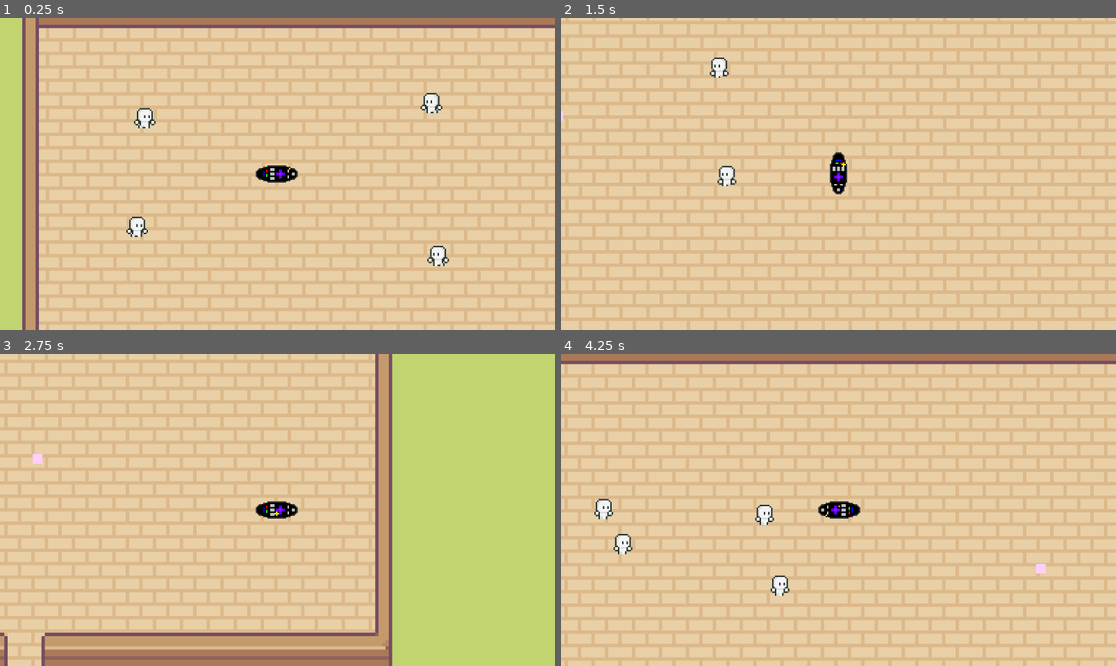
Above: before the commit, frames 1-4 (two rows, left to right).
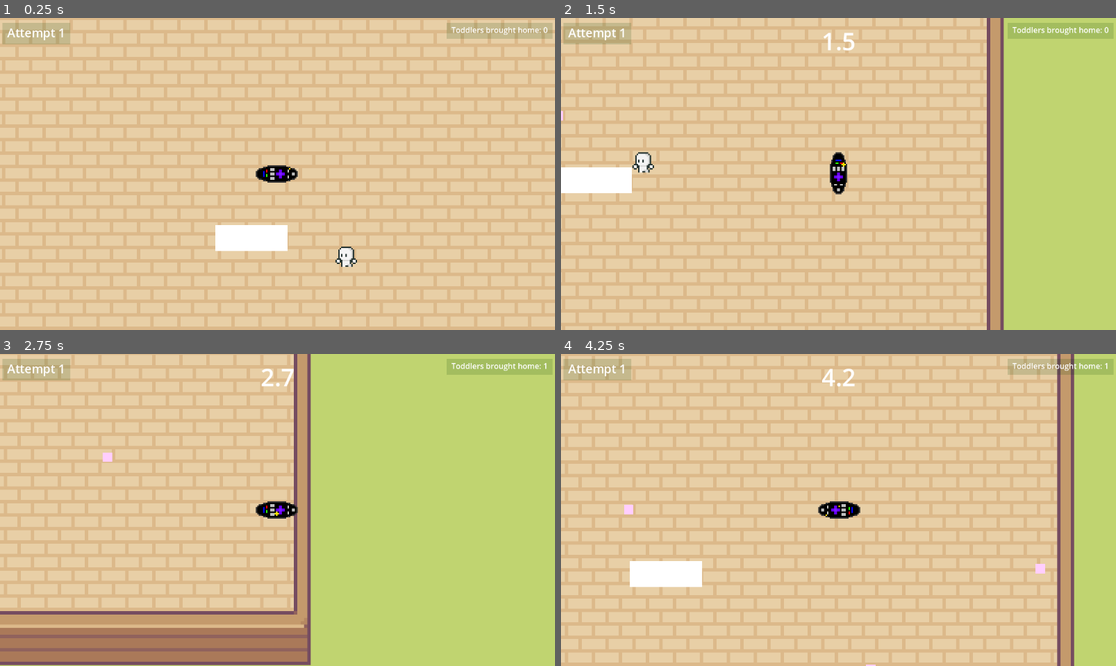
Above: after the commit, the same moments.

Repository: DrDoIt/Toddler-Swarm
Game: Godot game, scene res://main.tscn
Same seed, same stepped clock (60 frames per second), same inputs: the game is played once before the commit and once after it.
Inputs:
- Up to frame 1 (0.25 s): no input
- Up to frame 2 (1.5 s): hold D (move_right) 0.53-1.28 s; hold Space (throw) 0.53-1.28 s; hold S (move_down) from 1.28 s (still down); tap Space (throw) at 1.35 s
- Up to frame 3 (2.75 s): release S (move_down) at 2.03 s; hold D (move_right) from 2.03 s (still down); hold Space (throw) from 2.03 s (still down)
- Up to frame 4 (4.25 s): release D (move_right) at 2.78 s; release Space (throw) at 2.78 s; hold W (move_up) 2.78-3.53 s; tap Space (throw) at 2.85 s; hold A (move_left) from 3.53 s (still down); hold Space (throw) from 3.53 s (still down)

The runs differ from the first frame. In frame 1, 56% of the frame differs, in the area x 0-100%, y 0-100%; in frame 2, 63%; in frame 3, 46%; in frame 4, 56%.

Commit message:
improved chasing, added HUD

Diff:
--- a/enemy.gd
+++ b/enemy.gd
@@ -2,6 +2,7 @@
 
 static var bite
 static var eaten = true
+var chasing = false
 
 # Called when the node enters the scene tree for the first time.
 func _ready() -> void:
@@ -26,8 +27,6 @@
 		#print("I collided with ", collision.get_collider().name)
 
 
-
-
 func _on_aggro_body_entered(body: Node2D) -> void:
 	if body.is_in_group("Yogurt"):
 		if eaten == true:
@@ -39,3 +38,15 @@
 func _on_eating_timeout() -> void:
 	bite.queue_free()
 	eaten = true
+
+
+func _on_chase_body_entered(body: Node2D) -> void:
+	if body.is_in_group("Player"):
+		chasing = true
+		print(chasing)
+
+
+func _on_chase_body_exited(body: Node2D) -> void:
+	if body.is_in_group("Player"):
+		chasing = false
+		print("Idling")
--- /dev/null
+++ b/hud.gd
@@ -0,0 +1,36 @@
+extends Node2D
+
+@onready var main: Node = $"../.."
+
+var padding_x = 20
+var padding_y = 10
+
+
+
+# Called when the node enters the scene tree for the first time.
+func _ready() -> void:
+	pass
+
+
+# Called every frame. 'delta' is the elapsed time since the previous frame.
+func _process(delta: float) -> void:
+	var window_size = DisplayServer.window_get_size()
+	$ToddlerCount.position.y = 13
+	$ToddlerCount.position.x = window_size.x - 215
+	$Stopwatch.position.x = (window_size.x - $Stopwatch.size.x)/2
+	# Aesthetics
+	$ColorRect.size.x = $Label.size.x + padding_x
+	$ColorRect.size.y = $Label.size.y + padding_y
+	$ColorRect.position.x = $Label.position.x - padding_x/2
+	$ColorRect.position.y = $Label.position.y - padding_y/2 + 2
+	$ColorRect2.size.x = $ToddlerCount.size.x + padding_x
+	$ColorRect2.size.y = $ToddlerCount.size.y + padding_y
+	$ColorRect2.position.x = $ToddlerCount.position.x - padding_x/2
+	$ColorRect2.position.y = $ToddlerCount.position.y - padding_y/2 + 2
+
+	# Score update
+	var attemptCount = $"../../Player".attempt
+	var toddlerCount = main.toddlerCount
+
+	$Label.text = str("Attempt ",attemptCount)
+	$ToddlerCount.text = str("Toddlers brought home: ", toddlerCount)
--- /dev/null
+++ b/hud.tscn
@@ -0,0 +1,56 @@
+[gd_scene load_steps=4 format=3 uid="uid://b8jn8vdq2sx3j"]
+
+[ext_resource type="Script" path="res://hud.gd" id="1_3ffnh"]
+[ext_resource type="Script" path="res://stopwatch.gd" id="2_nc4vj"]
+
+[sub_resource type="Theme" id="Theme_kweo2"]
+
+[node name="HUD" type="Node2D"]
+script = ExtResource("1_3ffnh")
+
+[node name="Label" type="Label" parent="."]
+texture_filter = 4
+offset_left = 15.0
+offset_top = 13.0
+offset_right = 103.0
+offset_bottom = 48.0
+theme = SubResource("Theme_kweo2")
+theme_override_font_sizes/font_size = 25
+text = "sample"
+
+[node name="ColorRect" type="ColorRect" parent="."]
+z_index = -1
+offset_left = 15.0
+offset_top = 22.0
+offset_right = 122.0
+offset_bottom = 54.0
+color = Color(0, 0.25098, 0, 0.152941)
+
+[node name="ColorRect2" type="ColorRect" parent="."]
+z_index = -1
+offset_left = 1014.0
+offset_top = 16.0
+offset_right = 1120.0
+offset_bottom = 44.0
+color = Color(0, 0.25098, 0, 0.152941)
+
+[node name="ToddlerCount" type="Label" parent="."]
+anchors_preset = 1
+anchor_left = 1.0
+anchor_right = 1.0
+offset_left = 1022.0
+offset_top = 18.0
+offset_right = 1090.0
+offset_bottom = 41.0
+grow_horizontal = 0
+text = "Sample
+"
+horizontal_alignment = 2
+
+[node name="Stopwatch" type="Label" parent="."]
+offset_left = 514.0
+offset_top = 13.0
+offset_right = 554.0
+offset_bottom = 36.0
+theme_override_font_sizes/font_size = 50
+script = ExtResource("2_nc4vj")
--- a/main.gd
+++ b/main.gd
@@ -1,23 +1,30 @@
 extends Node
 
+signal attempts
 
 @export var yogurt_scene: PackedScene
 @export var enemy_scene: PackedScene
+
+var screen_size
 var yogurtSpotted = false
+var toddlerCount = 0
 
 static var toddlerTarget
 
 func _ready() -> void:
-	$CharlieSpawnTime.start()
+	pass
+	#screen_size =
 
 func _process(delta: float) -> void:
 	for child in self.find_children("*"):
 		if child.is_in_group("Toddlers"):
 			var toddler = child
-			if not yogurtSpotted:
+			if not yogurtSpotted and toddler.chasing == true:
 				toddlerTarget = $Player
+			elif yogurtSpotted:
+				pass
 			else:
-				pass
+				toddlerTarget = toddler
 			var velocity = toddler.position.direction_to(toddlerTarget.position) * 100
 			toddler.linear_velocity = velocity
 
@@ -40,10 +47,16 @@
 		yogurtSpotted = false
 		toddlerTarget = $Player
 
+func _on_toddler_chasing() -> void:
+	pass # Replace with function body.
 
-func _on_charlie_spawn_time_timeout() -> void:
-	#var spawn = enemy_scene.instantiate()
-	#spawn.position = $CharlieSpawn.position
-	#spawn.add_to_group("Toddlers")
-	#add_child(spawn)
-	pass
+
+func _on_player_hit() -> void:
+	attempts.emit()
+	$Player.respawn($PlayerSpawn.position)
+
+
+func _on_play_area_body_entered(body: Node2D) -> void:
+	if body.is_in_group("Toddlers"):
+		body.queue_free()
+		toddlerCount += 1
--- a/main.tscn
+++ b/main.tscn
@@ -9,6 +9,8 @@
 [ext_resource type="Texture2D" uid="uid://m8pnm47c5v6r" path="res://Art/Map/Tilesets/Wooden_House_Walls_Tilset.png" id="6_nkh6x"]
 [ext_resource type="Texture2D" uid="uid://cgrdnqm8y00it" path="res://Art/Map/Tilesets/Doors.png" id="7_tw0l4"]
 [ext_resource type="Texture2D" uid="uid://df3hk6sf73mvs" path="res://Art/Map/Tilesets/Grass.png" id="8_knbwd"]
+[ext_resource type="PackedScene" uid="uid://b8jn8vdq2sx3j" path="res://hud.tscn" id="10_ix8bk"]
+[ext_resource type="PackedScene" uid="uid://j7mq1bitdmds" path="res://play_area.tscn" id="11_iyeut"]
 
 [sub_resource type="TileSetAtlasSource" id="TileSetAtlasSource_kvpu4"]
 texture = ExtResource("4_wiwys")
@@ -243,6 +245,11 @@
 tile_map_data = PackedByteArray("AAAHAAkAAwAAAAAAAAAOAP//AgACAAAAAAAOAAAAAgACAAEAAAAOAAEAAgACAAEAAAAOAAIAAgACAAEAAAAOAA …(1808 unchanged characters)…
 tile_set = SubResource("TileSet_yb4as")
 
+[node name="PlayArea" parent="Background" instance=ExtResource("11_iyeut")]
+position = Vector2(681, 454)
+collision_layer = 16
+collision_mask = 15
+
 [node name="StaticBody2D" type="StaticBody2D" parent="Background"]
 collision_layer = 2
 collision_mask = 13
@@ -261,32 +268,37 @@
 polygon = PackedVector2Array(1327, 1593, 939, 1590, 911, 1624, 920, 2328, 1420, 2334, 1432, 2110, 1587, 2105, 1591, 2329, 2136, 2320, 2147, 2792, 2226, 2792, 2218, 2252, 1666, 2246, 1659, 2040, 1366, 2037, 1366, 2249, 999, 2252, 987, 1661, 1341, 1658)
 
 [node name="Player" parent="." instance=ExtResource("1_gl1dd")]
-position = Vector2(495, 303)
+position = Vector2(810, 348)
 
 [node name="Camera2D" type="Camera2D" parent="Player"]
 
 [node name="Toddler" parent="." instance=ExtResource("2_nk0x6")]
-position = Vector2(195, 181)
+position = Vector2(-774, -583)
 
 [node name="Toddler5" parent="." instance=ExtResource("2_nk0x6")]
 position = Vector2(1516, 2199)
 
 [node name="Toddler2" parent="." instance=ExtResource("2_nk0x6")]
-position = Vector2(179, 425)
+position = Vector2(-894, 802)
 
 [node name="Toddler3" parent="." instance=ExtResource("2_nk0x6")]
-position = Vector2(852, 487)
+position = Vector2(3345, 1319)
 
 [node name="Toddler4" parent="." instance=ExtResource("2_nk0x6")]
-position = Vector2(839, 149)
-
-[node name="CharlieSpawn" type="Marker2D" parent="."]
-position = Vector2(1103, 345)
-
-[node name="CharlieSpawnTime" type="Timer" parent="."]
-wait_time = 0.5
+position = Vector2(3115, -22)
+
+[node name="Toddler6" parent="." instance=ExtResource("2_nk0x6")]
+position = Vector2(969, 541)
+
+[node name="PlayerSpawn" type="Marker2D" parent="."]
+position = Vector2(821, 358)
+
+[node name="CanvasLayer" type="CanvasLayer" parent="."]
+
+[node name="HUD" parent="CanvasLayer" instance=ExtResource("10_ix8bk")]
 
 [connection signal="child_entered_tree" from="." to="." method="_on_child_entered_tree"]
 [connection signal="child_exiting_tree" from="." to="." method="_on_child_exiting_tree"]
+[connection signal="body_entered" from="Background/PlayArea" to="." method="_on_play_area_body_entered"]
 [connection signal="dropped" from="Player" to="." method="_on_player_dropped"]
-[connection signal="timeout" from="CharlieSpawnTime" to="." method="_on_charlie_spawn_time_timeout"]
+[connection signal="hit" from="Player" to="." method="_on_player_hit"]
--- /dev/null
+++ b/play_area.gd
@@ -0,0 +1,11 @@
+extends Area2D
+
+
+# Called when the node enters the scene tree for the first time.
+func _ready() -> void:
+	pass # Replace with function body.
+
+
+# Called every frame. 'delta' is the elapsed time since the previous frame.
+func _process(delta: float) -> void:
+	pass
--- /dev/null
+++ b/play_area.tscn
@@ -0,0 +1,17 @@
+[gd_scene load_steps=3 format=3 uid="uid://j7mq1bitdmds"]
+
+[ext_resource type="Script" path="res://play_area.gd" id="1_7pm42"]
+
+[sub_resource type="RectangleShape2D" id="RectangleShape2D_o5vr1"]
+size = Vector2(149, 55)
+
+[node name="PlayArea" type="Area2D"]
+script = ExtResource("1_7pm42")
+
+[node name="ColorRect" type="ColorRect" parent="."]
+offset_right = 150.0
+offset_bottom = 54.0
+
+[node name="CollisionShape2D" type="CollisionShape2D" parent="."]
+position = Vector2(75.5, 26.5)
+shape = SubResource("RectangleShape2D_o5vr1")
--- a/player.gd
+++ b/player.gd
@@ -1,9 +1,11 @@
 extends CharacterBody2D
 
 signal dropped()
+signal hit
 
 @export var speed = 300.0
 const JUMP_VELOCITY = -400.0
+static var attempt = 1
 var dropable = true
 var direction : float
 
@@ -41,9 +43,14 @@
 
 	var collision = move_and_collide(velocity * delta)
 	if collision:
-		print("I collided with ", collision.get_collider().name)
-
-
+		var collider = collision.get_collider()
+		if collider.is_in_group("Toddlers"):
+			hit.emit()
+			print("respawn")
 
 func _on_throw_timer_timeout() -> void:
 	dropable = true
+
+func respawn(pos):
+	position = pos
+	attempt += 1
--- a/player.tscn
+++ b/player.tscn
@@ -77,13 +77,12 @@
 [sub_resource type="CapsuleShape2D" id="CapsuleShape2D_uwgi3"]
 height = 54.0
 
-[node name="Player" type="CharacterBody2D"]
-position = Vector2(1, 0)
+[node name="Player" type="CharacterBody2D" groups=["Player"]]
 collision_mask = 14
 script = ExtResource("1_whcxs")
 metadata/_edit_group_ = true
 
-[node name="AnimatedSprite2D" type="AnimatedSprite2D" parent="." groups=["Player"]]
+[node name="AnimatedSprite2D" type="AnimatedSprite2D" parent="."]
 texture_filter = 1
 scale = Vector2(3, 3)
 sprite_frames = SubResource("SpriteFrames_1cn6k")
@@ -99,7 +98,6 @@
 [node name="ThrowTimer" type="Timer" parent="."]
 
 [node name="Marker2D" type="Marker2D" parent="."]
-visible = false
-position = Vector2(-35, 0)
+position = Vector2(-52, -1)
 
 [connection signal="timeout" from="ThrowTimer" to="." method="_on_throw_timer_timeout"]
--- a/project.godot
+++ b/project.godot
@@ -53,3 +53,4 @@
 2d_physics/layer_2="Walls"
 2d_physics/layer_3="Toddlers"
 2d_physics/layer_4="Yogurt"
+2d_physics/layer_5="PlayArea"
--- /dev/null
+++ b/stopwatch.gd
@@ -0,0 +1,23 @@
+extends Label
+
+
+var time_elapsed := 0.0
+# You don't really need this
+var counter = 1
+var is_stopped := false
+
+func _process(delta: float) -> void:
+	if !is_stopped:
+		time_elapsed += delta
+		if str(time_elapsed).pad_decimals(0) == "0":
+			pass
+		else:
+			text = str(time_elapsed).pad_decimals(1)
+
+func reset() -> void:
+	# possibly save time_elapsed somewhere else before overriding it
+	time_elapsed = 0.0
+	is_stopped = false
+
+func stop() -> void:
+	is_stopped = true
--- a/toddler.tscn
+++ b/toddler.tscn
@@ -38,6 +38,9 @@
 [sub_resource type="CircleShape2D" id="CircleShape2D_2cvyc"]
 radius = 30.0
 
+[sub_resource type="CircleShape2D" id="CircleShape2D_w4gdx"]
+radius = 604.212
+
 [node name="Toddler" type="RigidBody2D" groups=["Toddlers"]]
 collision_layer = 4
 collision_mask = 15
@@ -65,5 +68,12 @@
 [node name="Eating" type="Timer" parent="."]
 one_shot = true
 
+[node name="Chase" type="Area2D" parent="."]
+
+[node name="CollisionShape2D" type="CollisionShape2D" parent="Chase"]
+shape = SubResource("CircleShape2D_w4gdx")
+
 [connection signal="body_entered" from="Aggro" to="." method="_on_aggro_body_entered"]
 [connection signal="timeout" from="Eating" to="." method="_on_eating_timeout"]
+[connection signal="body_entered" from="Chase" to="." method="_on_chase_body_entered"]
+[connection signal="body_exited" from="Chase" to="." method="_on_chase_body_exited"]
Not shown: 1 places in main.tscn that only renumber resources
Not shown: 1 places in toddler.tscn that only renumber resources
